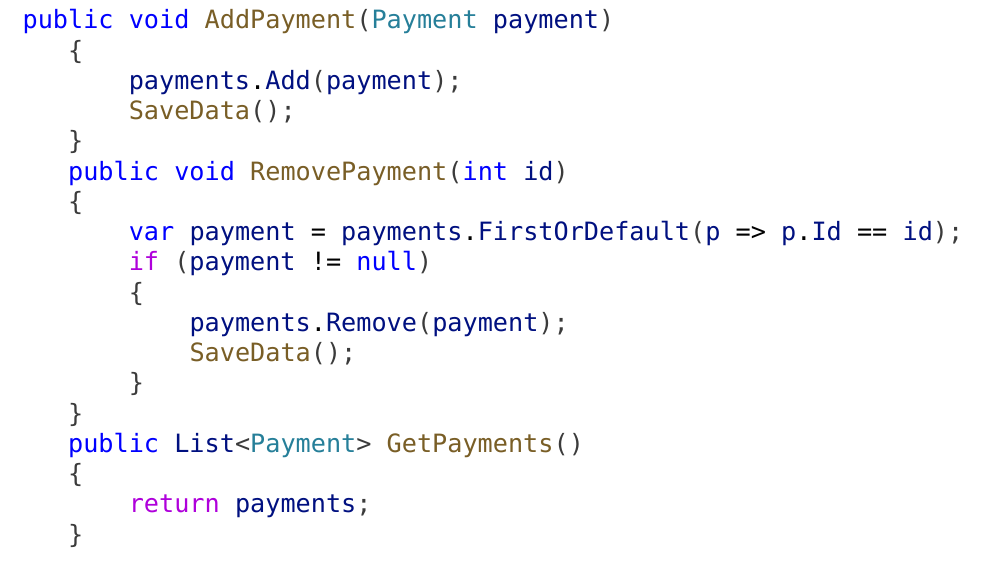
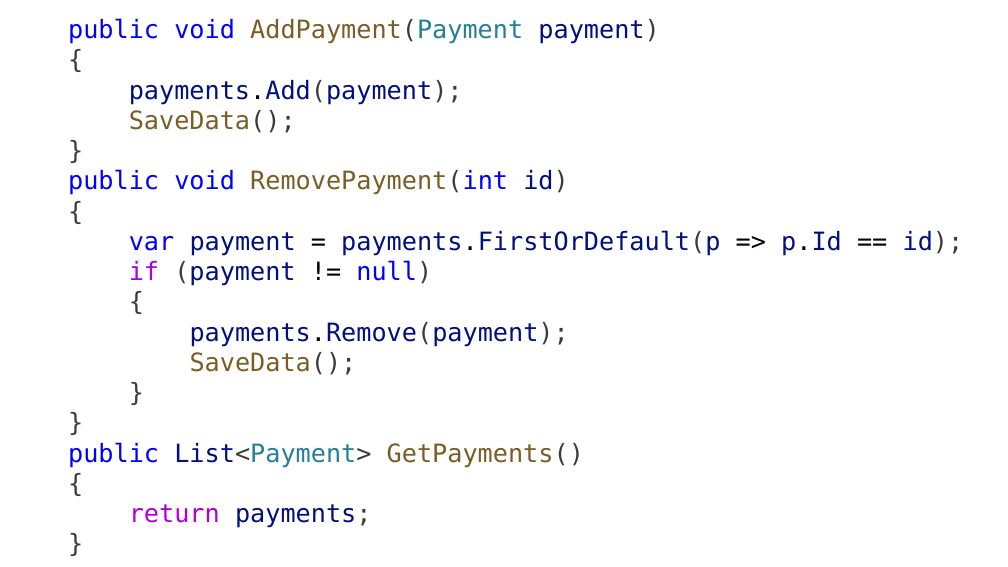
Before and after one commit to DaniilKlyukin/ITiP-3, a slide deck: slide 10 of Лекции/ИТиП 3 API.pptx. Drawn at 1008x567 pixels with LibreOffice and Linux fonts; fonts in the diff are those of the drawing. Boxes give left, top, right and bottom in pixels: in the first picture for what was removed or moved away, otherwise in the second. Text is boxed around its words. In the diff, an @@ line names an element or a change of style, - is before the commit and + after.

```diff
--- a/Лекции/ИТиП 3 API.pptx
+++ b/Лекции/ИТиП 3 API.pptx
@@ text "public void AddPayment(Payment payment)" rewrapped from (23, 8, 964, 518) to (68, 18, 964, 528) @@
```
Also in this commit, not shown: 13 other slides changed, 4 slides added, 1 slide removed.
